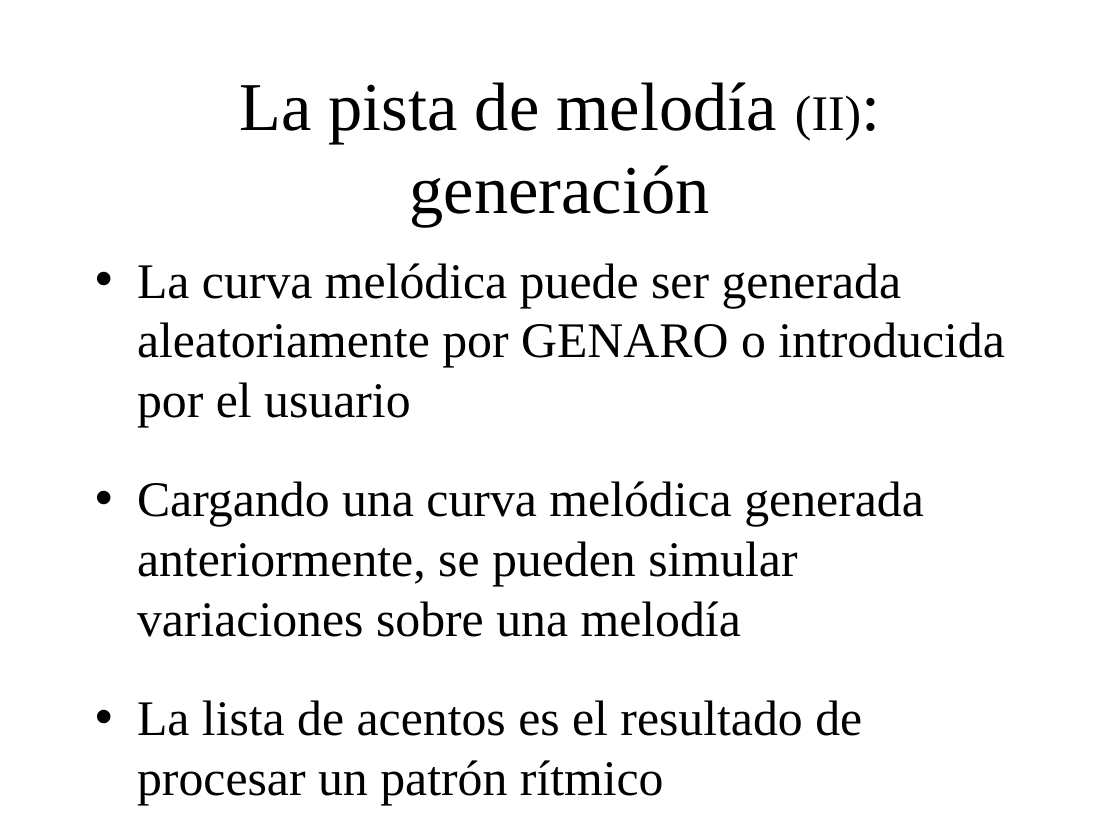
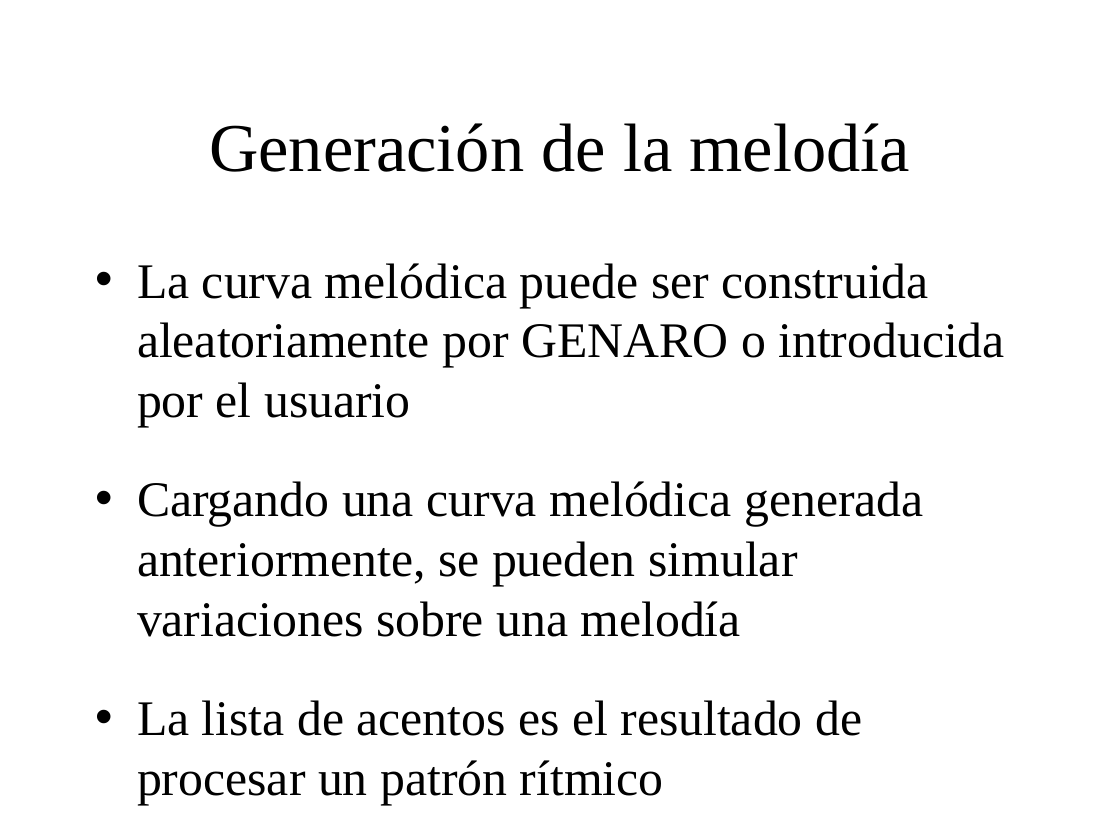
Before and after one commit to BackupTheBerlios/genaro, a slide deck: slide 29 of Documentos/MemoriaSSII/presentacion_proyecto.ppt (slide 28 before the commit). Drawn at 1120x840 pixels with LibreOffice and Linux fonts; fonts in the diff are those of the drawing; background and template pictures are left out. Boxes give left, top, right and bottom in pixels: in the first picture for what was removed or moved away, otherwise in the second. Text is boxed around its words. In the diff, an @@ line names an element or a change of style, - is before the commit and + after.

```diff
--- a/Documentos/MemoriaSSII/presentacion_proyecto.ppt
+++ b/Documentos/MemoriaSSII/presentacion_proyecto.ppt
@@ title at (209,123,910,172): text changed @@
-La pista de melodía (II):
-generación
+Generación de la melodía
@@ text at (137,263,1005,427): text changed @@
-• La curva melódica puede ser generada aleatoriamente por GENARO o introducida por el usuario
+• La curva melódica puede ser construida aleatoriamente por GENARO o introducida por el usuario
```
Also in this commit, not shown: 29 other slides changed, 6 slides added.
